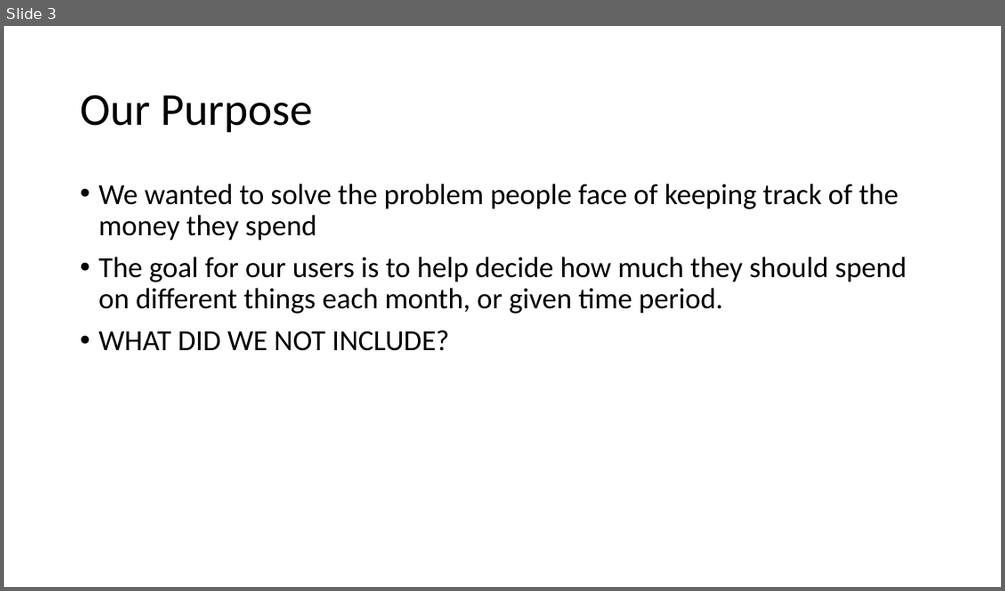
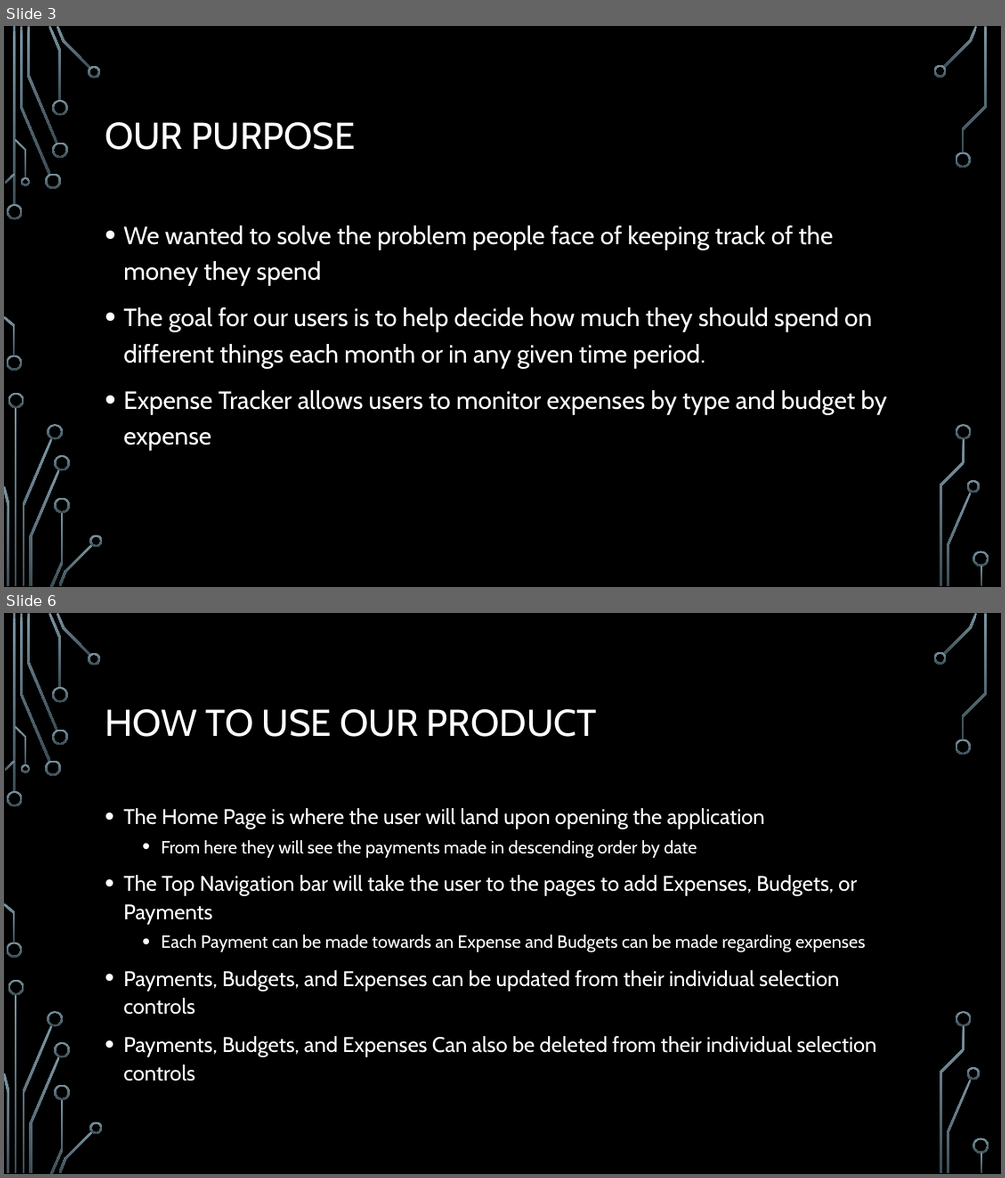
Before and after one commit to alittleton98/COMP-353-Project---Expense-Tracker, a slide deck: documentation/353FinalPresentation.pptx. Shown one above the other, each under a label of ours: slide 3 before the commit, slides 3 and 6 after it; the slides between them are not shown. The pictures are 1005x591 and 1005x1178 pixels, drawn with LibreOffice and Linux fonts; fonts in the diff are those of the drawing; background and template pictures are left out. Boxes give left, top, right and bottom in pixels: in the first picture for what was removed or moved away, otherwise in the second. Text is boxed around its words. In the diff, an @@ line names an element or a change of style, - is before the commit and + after.

```diff
--- a/documentation/353FinalPresentation.pptx
+++ b/documentation/353FinalPresentation.pptx
@@ slide 6 added at (4, 613, 1001, 1174), background picture (left out); not listed: 36 template elements that a slide beside it also shows @@
@@ title added at (105, 709, 597, 737), 36 pt, text #FFFFFF @@
+HOW TO USE OUR PRODUCT
@@ text added at (123, 808, 877, 1081), 20.4 pt, text #FFFFFF @@
+• The Home Page is where the user will land upon opening the application
+  • From here they will see the payments made in descending order by date
+• The Top Navigation bar will take the user to the pages to add Expenses, Budgets, or Payments
+  • Each Payment can be made towards an Expense and Budgets can be made regarding expenses
+• Payments, Budgets, and Expenses can be updated from their individual selection controls
+• Payments, Budgets, and Expenses Can also be deleted from their individual selection controls
@@ slide 3 changed as well @@
@@ background #FFFFFF to picture (left out) @@
@@ title at (105, 122, 356, 150): text changed; size 44 to 36 pt; font Calibri to Cabin; text colour #000000 to #FFFFFF @@
-Our Purpose
+OUR PURPOSE
@@ text "We wanted to solve the ...": place and size @@
-text "We wanted to solve the ..." at (98, 184, 906, 351)
+text "We wanted to solve the ..." at (123, 225, 887, 450)
@@ text at (123, 225, 833, 286): size 28 to 24 pt, font Calibri to Cabin, text colour #000000 to #FFFFFF in "We wanted to solve the problem people ..."; line spacing 0.9 to 1.2 @@
@@ text at (123, 307, 887, 450): text changed; size 28 to 24 pt; font Calibri to Cabin; text colour #000000 to #FFFFFF @@
-• The goal for our users is to help decide how much they should spend on different things each month, or given time period.
-• WHAT DID WE NOT INCLUDE?
+• The goal for our users is to help decide how much they should spend on different things each month or in any given time period.
+• Expense Tracker allows users to monitor expenses by type and budget by expense
@@ group added at (4, 26, 989, 587): 33 freeform shapes, 3 rectangles @@
```
Also in this commit, not shown: 3 other slides changed, 7 other slides added, 4 slides removed, 3 other files.
